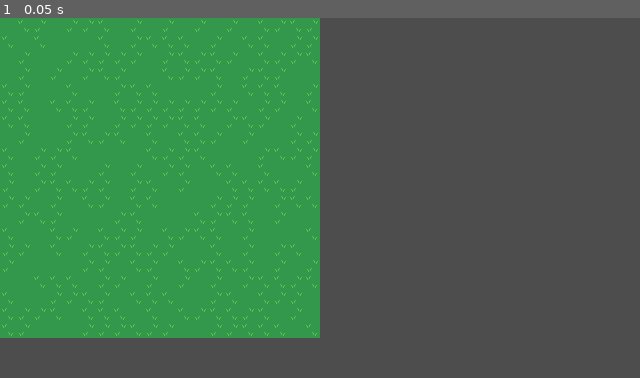
Above: before the commit, frame 1.
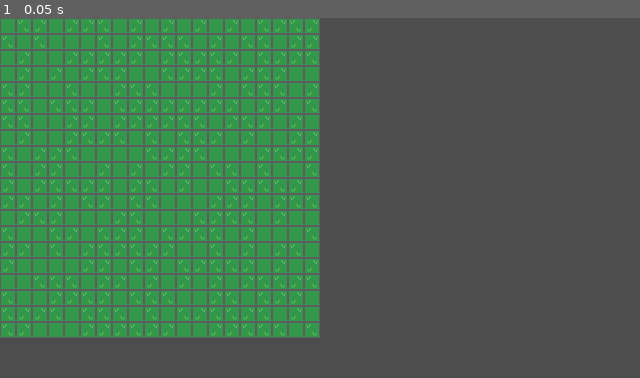
Above: after the commit, the same moment.

Repository: radek-stasta/ground-to-tower
Game: Godot game, scene res://Scenes/main.tscn
Same seed, same stepped clock (60 frames per second), same inputs: the game is played once before the commit and once after it.
Inputs:
- Up to frame 1 (0.05 s): no input

The runs differ from the first frame. In frame 1, 10% of the frame differs, in the area x 0-50%, y 0-89%.

Commit message:
Added TileMapLayerGrid

Diff:
--- a/Scenes/ground.tscn
+++ b/Scenes/ground.tscn
@@ -1,9 +1,11 @@
-[gd_scene load_steps=7 format=3 uid="uid://nyajxi8b00yw"]
+[gd_scene load_steps=11 format=3 uid="uid://nyajxi8b00yw"]
 
 [ext_resource type="Script" uid="uid://cl1go2dagsxwo" path="res://Scripts/ground.gd" id="1_688p1"]
 [ext_resource type="Texture2D" uid="uid://d3blejbud75re" path="res://Graphics/TileMaps/Grass.png" id="2_02qk3"]
 [ext_resource type="PackedScene" uid="uid://o3tfpuo8dqvs" path="res://Scenes/tile_manager.tscn" id="2_oltiy"]
 [ext_resource type="Script" uid="uid://duvn1wqjoya0j" path="res://Scripts/tile_map_layer_grass.gd" id="3_s6h8e"]
+[ext_resource type="Script" uid="uid://kkll4jgw3j3a" path="res://Scripts/tile_map_layer_grid.gd" id="4_kv0ry"]
+[ext_resource type="Texture2D" uid="uid://diu6inibw0pkt" path="res://Graphics/TileMaps/Grid.png" id="4_ribny"]
 
 [sub_resource type="TileSetAtlasSource" id="TileSetAtlasSource_s6h8e"]
 texture = ExtResource("2_02qk3")
@@ -14,6 +16,13 @@
 [sub_resource type="TileSet" id="TileSet_kv0ry"]
 sources/0 = SubResource("TileSetAtlasSource_s6h8e")
 
+[sub_resource type="TileSetAtlasSource" id="TileSetAtlasSource_rjkga"]
+texture = ExtResource("4_ribny")
+0:0/0 = 0
+
+[sub_resource type="TileSet" id="TileSet_jjp1w"]
+sources/0 = SubResource("TileSetAtlasSource_rjkga")
+
 [node name="Ground" type="Node2D"]
 script = ExtResource("1_688p1")
 
@@ -21,4 +30,8 @@
 tile_set = SubResource("TileSet_kv0ry")
 script = ExtResource("3_s6h8e")
 
+[node name="TileMapLayerGrid" type="TileMapLayer" parent="."]
+tile_set = SubResource("TileSet_jjp1w")
+script = ExtResource("4_kv0ry")
+
 [node name="TileManager" parent="." instance=ExtResource("2_oltiy")]
--- a/Scripts/ground_event_bus.gd
+++ b/Scripts/ground_event_bus.gd
@@ -17,5 +17,6 @@
 ## [b][u]Emiters:[/u][/b][br]
 ## [TileManager]: When ground grid has been generated.[br][br]
 ## [b][u]Subscribers:[/u][/b][br]
-## [TileMapLayerGrass]: Updates graphics of newly generated grid
+## [TileMapLayerGrass]: Updates graphics of newly generated grid[br]
+## [TileMapLayerGrid]: Updates graphics of newly generated grid
 signal tile_grid_generated(rows: int, columns: int)
--- /dev/null
+++ b/Scripts/tile_map_layer_grid.gd
@@ -0,0 +1,19 @@
+## Tile map layer containing grid graphics.
+extends TileMapLayer
+class_name TileMapLayerGrid
+
+## Connects to the [signal _GroundEventBus.tile_grid_generated] signal to create new graphics for the grid.
+func _ready() -> void:
+	GroundEventBus.tile_grid_generated.connect(_on_tile_grid_generated)
+
+## Creates new graphics for newly generated grid.
+## [param rows] Number of rows in new grid.[br]
+## [param columns] Number of columns in new grid.
+func _on_tile_grid_generated(rows: int, columns: int) -> void:
+	# Clear previous graphics for the grid
+	clear()
+
+	for row in range(rows):
+		for column in range(columns):
+			# Set grid graphics (only one possible now)
+			set_cell(Vector2i(column, row), 0, Vector2i(0, 0))
Binary file added: Graphics/TileMaps/Grid.aseprite
Binary file added: Graphics/TileMaps/Grid.png
Not shown, added: Graphics/TileMaps/Grid.png.import
Not shown, added: Scripts/tile_map_layer_grid.gd.uid
